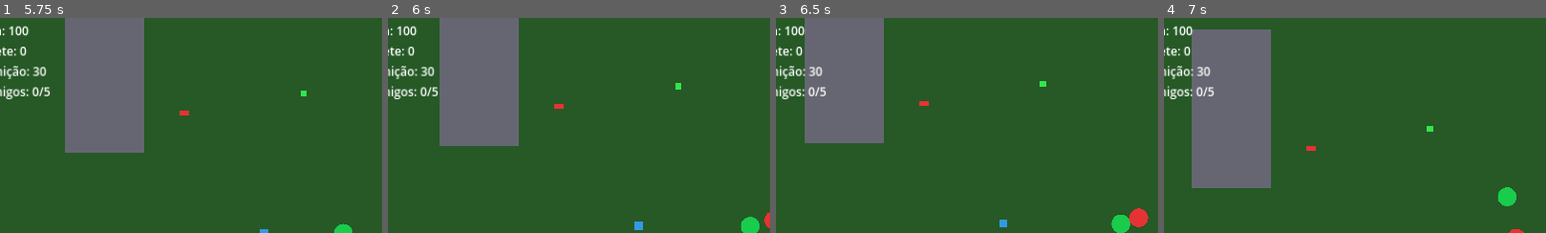
Above: before the commit, frames 1-4 (left to right).
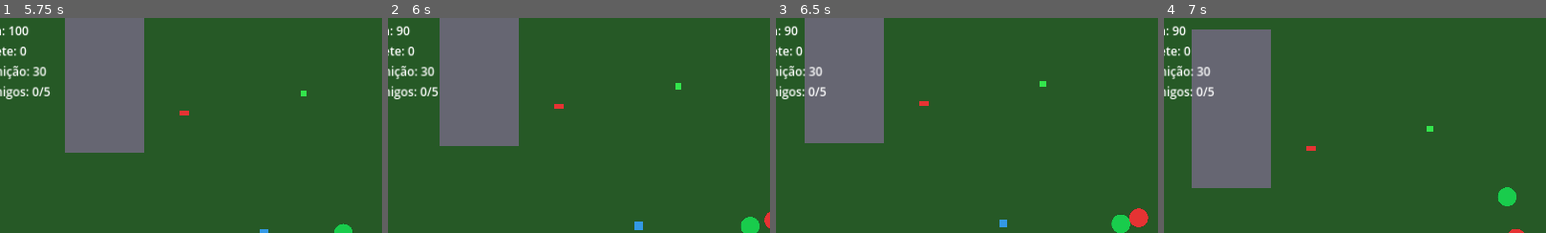
Above: after the commit, the same moments.

Repository: Pedra12/FreeFire2D
Game: Godot game, scene res://scenes/Main.tscn
Same seed, same stepped clock (60 frames per second), same inputs: the game is played once before the commit and once after it.
Inputs:
- Up to frame 1 (5.75 s): click "↑" at 0.5 s; click "←" at 1.25 s; click "→" at 2 s; click "↓" at 2.75 s; click "ATIRAR" at 3.5 s; tap Enter at 4.25 s; hold Right (ui_right) 4.28-5.03 s; hold Down (ui_down) from 5.03 s (still down)
- Up to frame 2 (6 s): release Down (ui_down) at 5.78 s; hold Right (ui_right) from 5.78 s (still down)
- Up to frame 3 (6.5 s): keep holding Right (ui_right)
- Up to frame 4 (7 s): release Right (ui_right) at 6.53 s; hold Up (ui_up) from 6.53 s (still down)
The pictures show only the part of the screen within x 5-55%, y 2-52%; the shares and areas given below are measured in that part.

Frame 1 is identical in both runs. In frame 2, 0.1% of the frame differs, in the area x 2-8%, y 3-9%; in frame 3, 0.1%; in frame 4, 0.1%.

Commit message:
Make enemy AI attack and safe zone deal damage

Diff:
--- a/scripts/Enemy.gd
+++ b/scripts/Enemy.gd
@@ -4,9 +4,12 @@
 @export var health: float = 100.0
 @export var detection_range: float = 600.0
 @export var attack_range: float = 80.0
+@export var attack_damage: float = 10.0
+@export var attack_interval: float = 0.8
 
 var player_target: Node2D = null
 var defeated: bool = false
+var attack_timer: float = 0.0
 
 func _ready() -> void:
 	name = "Enemy"
@@ -21,9 +24,10 @@
 	collision.shape = shape
 	add_child(collision)
 
-func _physics_process(_delta: float) -> void:
+func _physics_process(delta: float) -> void:
 	if defeated:
 		return
+	attack_timer = maxf(0.0, attack_timer - delta)
 	if not is_instance_valid(player_target):
 		player_target = get_parent().get_node_or_null("Player") as Node2D
 	if not is_instance_valid(player_target):
@@ -32,7 +36,12 @@
 
 	var offset := player_target.global_position - global_position
 	var distance := offset.length()
-	if distance <= detection_range and distance > attack_range:
+	if distance <= attack_range:
+		velocity = Vector2.ZERO
+		if attack_timer <= 0.0 and player_target.has_method("take_damage"):
+			player_target.call("take_damage", attack_damage)
+			attack_timer = attack_interval
+	elif distance <= detection_range:
 		var direction := offset.normalized()
 		velocity = direction * speed
 		rotation = direction.angle()
